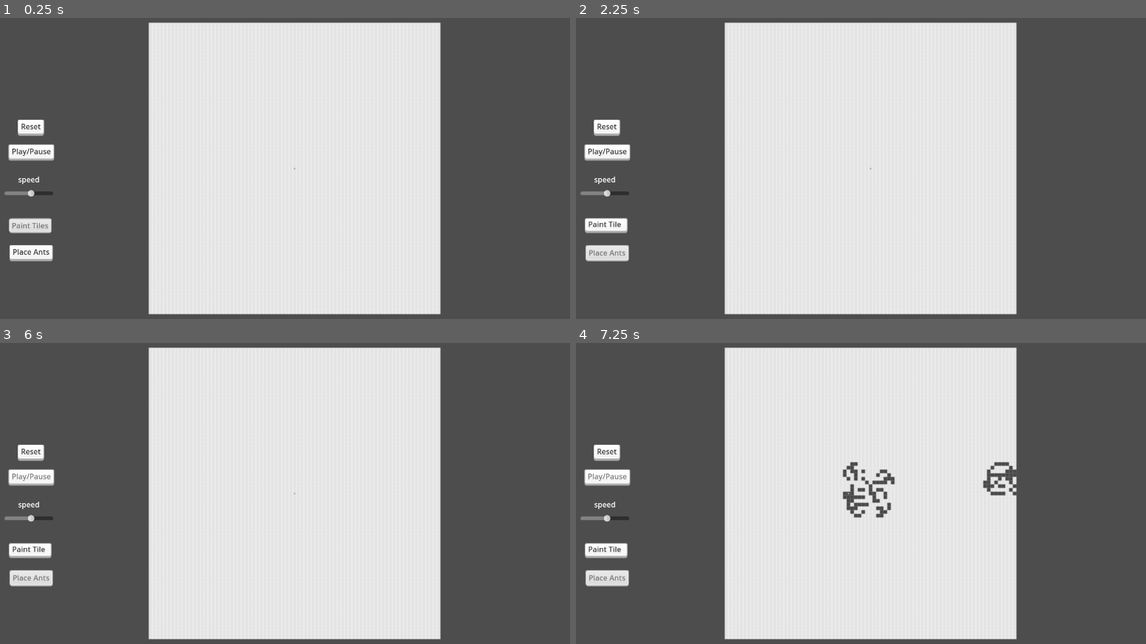
Above: before the commit, frames 1-4 (two rows, left to right).
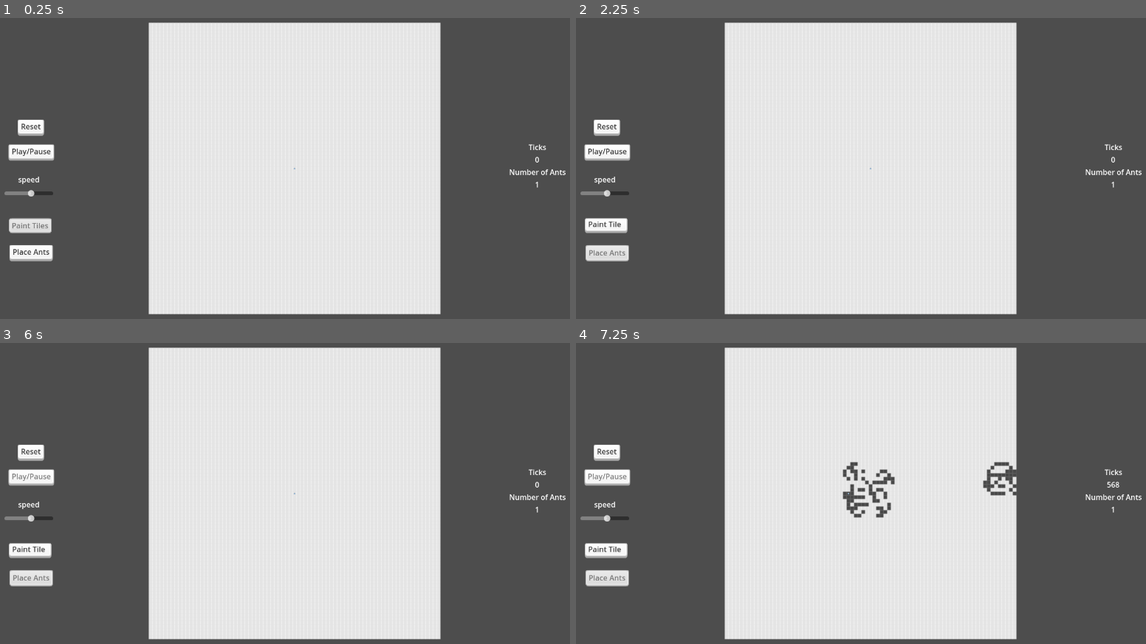
Above: after the commit, the same moments.

Repository: toucam87/LangtonAnts
Game: Godot game, scene res://Main Scene/world.tscn
The game is run twice, just before and just after one commit, with the same random seed, the same clock (stepped at 60 frames per second) and the same inputs.
Inputs (mouse positions are in pixels of both pictures, inside the frame that each line leads up to):
- Up to frame 1 (0.25 s): no input
- Up to frame 2 (2.25 s): click "Reset" at 0.5 s; click "Paint Tiles" at 1.25 s; click "Place Ants" at 2 s
- Up to frame 3 (6 s): click "Paint Tiles" at 2.75 s; click "Place Ants" at 3.5 s; click "Paint Tiles" at 4.25 s; click "Place Ants" at 5 s; click "Play/Pause" at 5.75 s
- Up to frame 4 (7.25 s): move the mouse to (997, 475) at 6.52 s; press the mouse at (997, 475) at 6.53 s; right-click (997, 475) at 6.8 s

The runs differ from the first frame. In frame 1, 0.2% of the frame differs, in the area x 89-100%, y 41-57%; in frame 2, 0.2%; in frame 3, 0.2%; in frame 4, 0.2%.

Commit message:
v0.2.0 multiple ants completed
completed the handling of multiple ants by adding visible labels for ticks and number of ants that update appropriately when game is run or when player manually changes the board.
Restructured a little the way signals are being sent and debugged an issue where the order of the ready functions in different parts of the tree would throw null exceptions.

Diff:
--- a/Ants/AntsManager.gd
+++ b/Ants/AntsManager.gd
@@ -11,6 +11,9 @@
 
 @export var fertility_period_option_is_on = true
 @export var fertility_threshold_of_all_ants = 100
+
+signal player_changed_number_of_ants(current_number)
+signal no_ants_left
 
 func spawn_ant():
 	var ant_instance = ant_scene.instantiate() as Ant
@@ -32,7 +35,7 @@
 	ants.erase(ant)
 	ant.queue_free()
 	if ants.is_empty():
-		print("no ants left")
+		no_ants_left.emit()
 
 
 func destroy_all_ants():
@@ -96,6 +99,7 @@
 	for ant in ants_on_same_cell:
 		destroy_ant(ant)
 
+
 #ant placer method
 func _input(event: InputEvent) -> void:
 	if is_placing_ants:
@@ -104,12 +108,14 @@
 			if board.is_tile_in_map(coordinate):
 				spawn_ant()
 				place_ant(ants.back(), coordinate, orientation_of_ant_to_place)
+				player_changed_number_of_ants.emit(ants.size())
 		elif event.is_action_pressed("right click"):
 			var coordinate = board.local_to_map(board.to_local(Mouse.mouse_pos))
 			var ants_clicked = ants_present(coordinate)
 			if ants_clicked.size() > 0:
 				for ant in ants_clicked:
 					destroy_ant(ant)
+					player_changed_number_of_ants.emit(ants.size())
 
 
 
--- a/Main Scene/game_manager.gd
+++ b/Main Scene/game_manager.gd
@@ -10,6 +10,8 @@
 var ticks_from_start = 0
 
 signal board_size_changed(size)
+signal ticks_updated(ticks)
+signal number_of_ants_updated(number_of_ants)
 
 
 func _ready() -> void:
@@ -24,6 +26,9 @@
 	ticks_from_start = 0
 	ants_manager.spawn_ant()
 	ants_manager.place_ant(ants_manager.ants[0], Vector2i((board_size - 1)/2, (board_size - 1)/2))
+	ticks_updated.emit(ticks_from_start)
+	number_of_ants_updated.emit(ants_manager.ants.size())
+
 
 
 func _on_board_tilemap_board_size_changed(size) -> void:
@@ -35,8 +40,8 @@
 		ants_manager.resolve_ants_on_same_cell()
 		ants_manager.activate_all_ants()
 		ticks_from_start += 1
-		print("number of ants : ", ants_manager.ants.size())
-		print("tick timer : ", ticks_from_start)
+		ticks_updated.emit(ticks_from_start)
+		number_of_ants_updated.emit(ants_manager.ants.size())
 
 
 func _on_speed_slider_value_changed(value: float) -> void:
@@ -72,3 +77,11 @@
 		ants_manager.is_placing_ants = true
 	else:
 		ants_manager.is_placing_ants = false
+
+
+func _on_ants_manager_player_changed_number_of_ants(current_number) -> void:
+	number_of_ants_updated.emit(current_number)
+
+
+func _on_ants_manager_no_ants_left() -> void:
+	tick_timer.paused = true
--- a/Main Scene/game_manager.tscn
+++ b/Main Scene/game_manager.tscn
@@ -16,4 +16,6 @@
 autostart = true
 
 [connection signal="board_size_changed" from="BoardTilemap" to="." method="_on_board_tilemap_board_size_changed"]
+[connection signal="no_ants_left" from="AntsManager" to="." method="_on_ants_manager_no_ants_left"]
+[connection signal="player_changed_number_of_ants" from="AntsManager" to="." method="_on_ants_manager_player_changed_number_of_ants"]
 [connection signal="timeout" from="TickTimer" to="." method="_on_tick_timer_timeout"]
--- a/Main Scene/world.tscn
+++ b/Main Scene/world.tscn
@@ -5,6 +5,10 @@
 [ext_resource type="PackedScene" uid="uid://nuqxhflo4l7b" path="res://UI/ui_main.tscn" id="3_lj8wd"]
 
 [node name="World" type="Node"]
+
+[node name="CanvasLayer" type="CanvasLayer" parent="."]
+
+[node name="UserInterface" parent="CanvasLayer" instance=ExtResource("3_lj8wd")]
 
 [node name="Camera2D" type="Camera2D" parent="."]
 position = Vector2(640, 360)
@@ -14,13 +18,11 @@
 position = Vector2(640, 360)
 board_size = 79
 
-[node name="CanvasLayer" type="CanvasLayer" parent="."]
-
-[node name="UserInterface" parent="CanvasLayer" instance=ExtResource("3_lj8wd")]
-
-[connection signal="board_size_changed" from="GameManager" to="Camera2D" method="_on_game_board_board_size_changed"]
 [connection signal="painting_tiles" from="CanvasLayer/UserInterface" to="GameManager" method="_on_paint_tiles_button_toggled"]
 [connection signal="placing_ants" from="CanvasLayer/UserInterface" to="GameManager" method="_on_place_ants_button_toggled"]
 [connection signal="play_pause" from="CanvasLayer/UserInterface" to="GameManager" method="_on_play_pause_button_pressed"]
 [connection signal="reset_board" from="CanvasLayer/UserInterface" to="GameManager" method="_on_reset_button_pressed"]
 [connection signal="speed_slider" from="CanvasLayer/UserInterface" to="GameManager" method="_on_speed_slider_value_changed"]
+[connection signal="board_size_changed" from="GameManager" to="Camera2D" method="_on_game_board_board_size_changed"]
+[connection signal="number_of_ants_updated" from="GameManager" to="CanvasLayer/UserInterface" method="_on_game_manager_number_of_ants_updated"]
+[connection signal="ticks_updated" from="GameManager" to="CanvasLayer/UserInterface" method="_on_game_manager_ticks_updated"]
--- a/UI/SpeedSlider.gd
+++ b/UI/SpeedSlider.gd
@@ -2,4 +2,8 @@
 
 
 func _ready() -> void:
+	call_deferred("signal_value_changed")
+
+
+func signal_value_changed():
 	value_changed.emit(value)
--- a/UI/ui_main.gd
+++ b/UI/ui_main.gd
@@ -1,4 +1,7 @@
 extends Control
+
+@onready var tick_timer_count_label = $StatsVBox/TickTimerCount as Label
+@onready var number_of_ants_count_label = $StatsVBox/NumberofAntsCount as Label
 
 signal play_pause
 signal reset_board
@@ -24,3 +27,11 @@
 
 func _on_speed_slider_value_changed(value: float) -> void:
 	speed_slider.emit(value)
+
+
+func _on_game_manager_number_of_ants_updated(number_of_ants) -> void:
+	number_of_ants_count_label.text = str(number_of_ants)
+
+
+func _on_game_manager_ticks_updated(ticks) -> void:
+	tick_timer_count_label.text = str(ticks)
--- a/UI/ui_main.tscn
+++ b/UI/ui_main.tscn
@@ -72,6 +72,47 @@
 button_group = ExtResource("3_s5l05")
 text = "Place Ants"
 
+[node name="StatsVBox" type="VBoxContainer" parent="."]
+layout_mode = 1
+anchors_preset = 6
+anchor_left = 1.0
+anchor_top = 0.5
+anchor_right = 1.0
+anchor_bottom = 0.5
+offset_left = -175.0
+offset_top = -58.0
+offset_right = -52.0
+offset_bottom = 58.0
+grow_horizontal = 0
+grow_vertical = 2
+
+[node name="TickTimerTitle" type="Label" parent="StatsVBox"]
+layout_mode = 2
+text = "Ticks
+"
+horizontal_alignment = 1
+vertical_alignment = 1
+
+[node name="TickTimerCount" type="Label" parent="StatsVBox"]
+layout_mode = 2
+text = "1000
+"
+horizontal_alignment = 1
+vertical_alignment = 1
+
+[node name="NumberofAntsTitle" type="Label" parent="StatsVBox"]
+layout_mode = 2
+text = "Number of Ants"
+horizontal_alignment = 1
+vertical_alignment = 1
+
+[node name="NumberofAntsCount" type="Label" parent="StatsVBox"]
+layout_mode = 2
+text = "100
+"
+horizontal_alignment = 1
+vertical_alignment = 1
+
 [connection signal="value_changed" from="SpeedSlider" to="." method="_on_speed_slider_value_changed"]
 [connection signal="pressed" from="PlayPauseButton" to="." method="_on_play_pause_button_pressed"]
 [connection signal="pressed" from="ResetButton" to="." method="_on_reset_button_pressed"]
